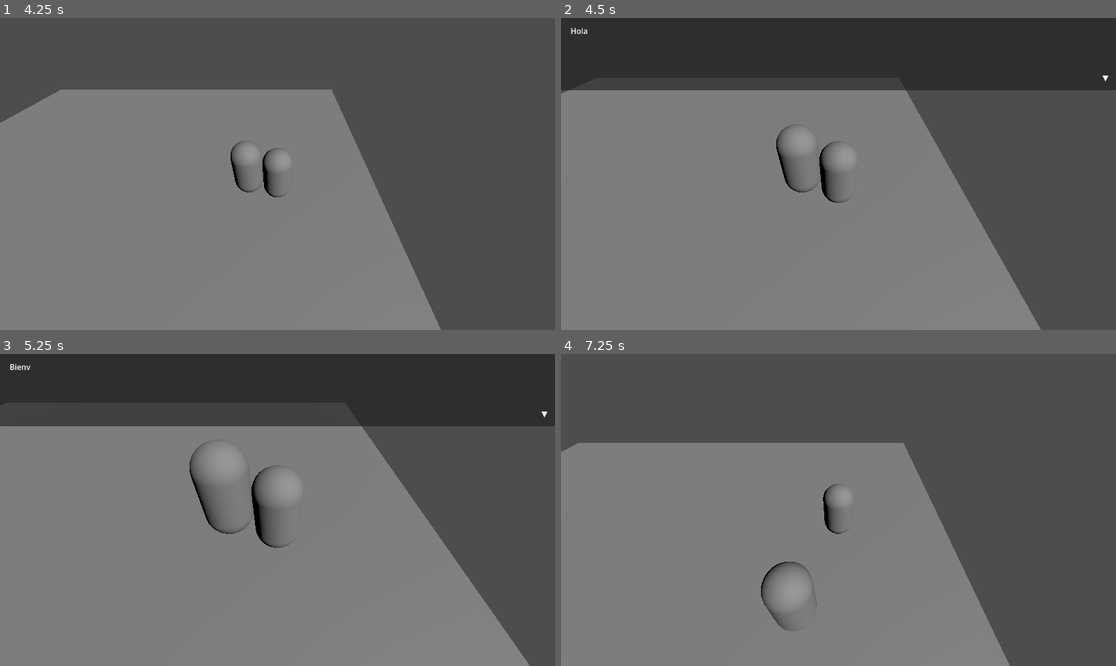
Above: before the commit, frames 1-4 (two rows, left to right).
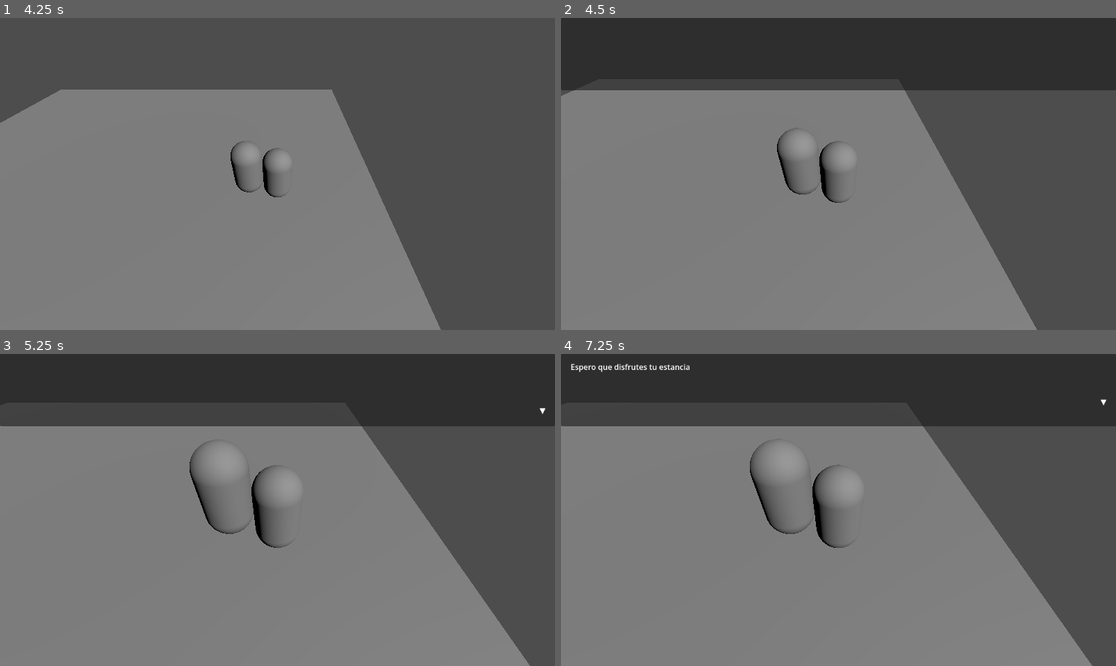
Above: after the commit, the same moments.

Repository: horangelmillan/godot_proyect
Game: Godot game, scene res://Main.tscn
The game is run twice, just before and just after one commit, with the same random seed, the same clock (stepped at 60 frames per second) and the same inputs.
Inputs:
- Up to frame 1 (4.25 s): tap Enter (ui_accept) at 0.5, 0.77, 0.8, 1.07, 1.35, 1.52, 1.82, 2.3, 3.02, 3.32, 3.6, 3.77, 4.07 s; hold Right (ui_right) 0.53-1.28 s; tap E (interact) at 0.6, 1.55, 2.1, 2.85 s; hold Down (ui_down) 1.28-2.03 s; hold Right (ui_right) 2.03-2.78 s; hold Up (ui_up) 2.78-3.53 s; hold Left (ui_left) from 3.53 s (still down)
- Up to frame 2 (4.5 s): keep holding Left (ui_left); tap E (interact) at 4.35 s
- Up to frame 3 (5.25 s): tap Enter (ui_accept) at 4.52, 4.82 s; release Left (ui_left) at 5.03 s; hold Down (ui_down) from 5.03 s (still down); tap E (interact) at 5.1 s
- Up to frame 4 (7.25 s): tap Enter (ui_accept) at 5.3, 5.85, 6.02, 6.32, 6.77, 6.8, 7.07 s; release Down (ui_down) at 5.78 s; hold Right (ui_right) 5.78-6.53 s; tap E (interact) at 6.05, 6.6 s; hold Up (ui_up) from 6.53 s (still down)

Frame 1 is identical in both runs. In frame 2, 0.5% of the frame differs, in the area x 0-99%, y 3-100%; in frame 3, less than 0.1%; in frame 4, 31%, in the area x 0-100%, y 0-100%.

Commit message:
Add improvement dialogues

Diff:
--- a/nuevo-proyecto-de-juego/Main.tscn
+++ b/nuevo-proyecto-de-juego/Main.tscn
@@ -107,8 +107,25 @@
 theme_override_constants/margin_right = 15
 theme_override_constants/margin_bottom = 15
 
-[node name="ContinueIndicator" type="Label" parent="UI/RootUI/DialogueBox/Footer" unique_id=1264130233]
+[node name="ContinueIndicator" type="Control" parent="UI/RootUI/DialogueBox/Footer" unique_id=1264130233]
+custom_minimum_size = Vector2(20, 20)
 layout_mode = 2
+
+[node name="Label" type="Label" parent="UI/RootUI/DialogueBox/Footer/ContinueIndicator" unique_id=1264130235]
+layout_mode = 1
+anchors_preset = 8
+anchor_left = 0.5
+anchor_top = 0.5
+anchor_right = 0.5
+anchor_bottom = 0.5
+offset_left = -8.0
+offset_top = -10.0
+offset_right = 8.0
+offset_bottom = 8.0
+grow_horizontal = 2
+grow_vertical = 2
 text = "▼"
-horizontal_alignment = 2
-vertical_alignment = 2
+horizontal_alignment = 1
+vertical_alignment = 1
+
+[node name="AnimationPlayer" type="AnimationPlayer" parent="UI/RootUI/DialogueBox/Footer/ContinueIndicator" unique_id=434829487]
--- a/nuevo-proyecto-de-juego/core/systems/dialogue/npc.gd
+++ b/nuevo-proyecto-de-juego/core/systems/dialogue/npc.gd
@@ -9,14 +9,7 @@
 	"Espero que disfrutes tu estancia"
 ]
 
-func interact(player):
-	face_player(player)
-
-	var ui = get_tree().get_first_node_in_group("ui")
-
-	if ui:
-		ui.start_dialogue(dialogue)
-		GameEvents.npc_visited.emit(npc_id)
+var interaction_in_progress = false
 
 func face_player(player):
 	var direction = player.global_position - global_position
--- a/nuevo-proyecto-de-juego/core/systems/player/player_controller.gd
+++ b/nuevo-proyecto-de-juego/core/systems/player/player_controller.gd
@@ -3,12 +3,24 @@
 const SPEED = 5.0
 const JUMP_VELOCITY = 2
 var interaction_distance = 1.5
+var last_interaction_time = 0.0
+var interaction_cooldown = 0.2
 
 func handle_interaction():
+	# Proteger contra múltiples presiones rápidas
+	var current_time = Time.get_ticks_msec() / 1000.0
+	if current_time - last_interaction_time < interaction_cooldown:
+		return
+	last_interaction_time = current_time
+
 	var ui = get_tree().get_first_node_in_group("ui")
 
 	if ui and ui.is_dialogue_open():
-		ui.next_dialogue()
+		# Si se está escribiendo, completar el texto inmediatamente
+		if ui.is_typing:
+			ui.skip_typing = true
+		else:
+			ui.next_dialogue()
 	else:
 		try_interact()
 
--- a/nuevo-proyecto-de-juego/core/systems/ui/dialogue_ui.gd
+++ b/nuevo-proyecto-de-juego/core/systems/ui/dialogue_ui.gd
@@ -2,20 +2,63 @@
 
 @onready var dialogue_box = $RootUI/DialogueBox
 @onready var dialogue_text = $RootUI/DialogueBox/Content/DialogueText
+@onready var continue_indicator = $RootUI/DialogueBox/Footer/ContinueIndicator
+
+var indicator_animator: AnimationPlayer
 var dialogue_open = false
 var dialogue_lines = []
 var current_line = 0
 var is_typing = false
 var full_text = ""
 
+# Parámetros de animación de la flecha (dinámicos)
+@export var arrow_bob_speed: float = 1.5
+@export var arrow_bob_height: float = 8.0
+
+func _ready() -> void:
+	indicator_animator = continue_indicator.get_node("AnimationPlayer")
+	print("AnimationPlayer encontrado: ", indicator_animator)
+	setup_arrow_animation()
+	continue_indicator.visible = false
+	print("Flecha inicialmente oculta")
+
+func setup_arrow_animation() -> void:
+	if not indicator_animator.has_animation("bob"):
+		var anim = Animation.new()
+		anim.length = arrow_bob_speed * 2
+
+		var track_idx = anim.add_track(Animation.TYPE_VALUE)
+		anim.track_set_path(track_idx, "Label:offset:y")
+
+		anim.track_insert_key(track_idx, 0, -10)
+		anim.track_insert_key(track_idx, arrow_bob_speed, -10 - arrow_bob_height)
+		anim.track_insert_key(track_idx, arrow_bob_speed * 2, -10)
+
+		anim.set_loop_mode(Animation.LOOP_LINEAR)
+		indicator_animator.add_animation("bob", anim)
+
+func show_arrow() -> void:
+	print("Show arrow llamado")
+	continue_indicator.visible = true
+	print("Reproduciendo animación...")
+	indicator_animator.play("bob")
+	print("Animación iniciada")
+
+func hide_arrow() -> void:
+	print("Hide arrow llamado")
+	continue_indicator.visible = false
+	indicator_animator.stop()
+
 func start_typing():
 	is_typing = true
+	hide_arrow()
 
 	for letter in full_text:
 		dialogue_text.text += letter
 		await get_tree().create_timer(0.03).timeout
 
 	is_typing = false
+	show_arrow()
 
 func show_dialogue(text: String):
 	full_text = text
@@ -34,6 +77,7 @@
 func hide_dialogue():
 	dialogue_box.visible = false
 	dialogue_open = false
+	hide_arrow()
 	var camera = get_tree().get_first_node_in_group("main_camera")
 
 	if camera:
--- a/nuevo-proyecto-de-juego/project.godot
+++ b/nuevo-proyecto-de-juego/project.godot
@@ -8,17 +8,17 @@
 
 config_version=5
 
-[autoload]
-
-GameManager="*res://core/autoload/GameManager.gd"
-GameEvents="*res://core/autoload/GameEvents.gd"
-
 [application]
 
 config/name="Nuevo Proyecto de Juego"
 run/main_scene="uid://cmyxmqdjcmwb3"
 config/features=PackedStringArray("4.6", "GL Compatibility")
 config/icon="res://icon.svg"
+
+[autoload]
+
+GameManager="*res://core/autoload/GameManager.gd"
+GameEvents="*res://core/autoload/GameEvents.gd"
 
 [editor]
 
--- a/nuevo-proyecto-de-juego/scripts/npc.gd
+++ b/nuevo-proyecto-de-juego/scripts/npc.gd
@@ -6,14 +6,28 @@
 	"Espero que disfrutes tu estancia"
 ]
 
+@export var npc_id: String = "npc_default"
+var interaction_in_progress = false
+
 func interact(player):
+	# Prevenir múltiples interacciones simultáneas
+	if interaction_in_progress:
+		return
 
+	interaction_in_progress = true
 	face_player(player)
 
 	var ui = get_tree().get_first_node_in_group("ui")
 
 	if ui:
 		ui.start_dialogue(dialogue)
+		GameEvents.npc_visited.emit(npc_id)
+
+		# Esperar a que el diálogo se cierre
+		while ui.dialogue_open:
+			await get_tree().create_timer(0.1).timeout
+
+
 
 func face_player(player):
 
--- a/nuevo-proyecto-de-juego/scripts/player.gd
+++ b/nuevo-proyecto-de-juego/scripts/player.gd
@@ -28,14 +28,6 @@
 			return
 
 func _physics_process(delta: float) -> void:
-	# Add the gravity.
-	if not is_on_floor():
-		velocity += get_gravity() * delta
-
-	# Handle jump.
-	if Input.is_action_just_pressed("ui_accept") and is_on_floor():
-		velocity.y = JUMP_VELOCITY
-
 	if Input.is_action_just_pressed("interact"):
 		handle_interaction()
 
@@ -49,6 +41,14 @@
 		move_and_slide()
 		return
 
+	# Add the gravity.
+	if not is_on_floor():
+		velocity += get_gravity() * delta
+
+	# Handle jump.
+	if Input.is_action_just_pressed("ui_accept") and is_on_floor():
+		velocity.y = JUMP_VELOCITY
+
 	# Get the input direction and handle the movement/deceleration.
 	# As good practice, you should replace UI actions with custom gameplay actions.
 	var input_dir := Input.get_vector("ui_left", "ui_right", "ui_up", "ui_down")
--- a/nuevo-proyecto-de-juego/scripts/ui.gd
+++ b/nuevo-proyecto-de-juego/scripts/ui.gd
@@ -2,30 +2,93 @@
 
 @onready var dialogue_box = $RootUI/DialogueBox
 @onready var dialogue_text = $RootUI/DialogueBox/Content/DialogueText
+@onready var continue_indicator = $RootUI/DialogueBox/Footer/ContinueIndicator
+@onready var arrow_label = continue_indicator.get_node("Label")
+
 var dialogue_open = false
 var dialogue_lines = []
 var current_line = 0
 var is_typing = false
 var full_text = ""
+var arrow_tween: Tween
+var typing_tween: Tween
+var skip_typing = false
+var current_typing_id = 0
+
+# Parámetros de animación de la flecha (dinámicos)
+@export var arrow_bob_speed: float = 0.6
+@export var arrow_bob_height: float = 15.0
+
+func _ready() -> void:
+	continue_indicator.visible = false
+	print("Flecha inicialmente oculta")
+
+func start_arrow_animation() -> void:
+	if arrow_tween:
+		arrow_tween.kill()
+
+	arrow_tween = create_tween()
+	arrow_tween.set_loops()
+	arrow_tween.set_trans(Tween.TRANS_SINE)
+	arrow_tween.set_ease(Tween.EASE_IN_OUT)
+
+	print("Animando position:y del Label")
+	# Anima la posición Y del label
+	arrow_tween.tween_property(arrow_label, "position:y", -25, arrow_bob_speed)
+	arrow_tween.tween_property(arrow_label, "position:y", 5, arrow_bob_speed)
+
+func show_arrow() -> void:
+	print("Show arrow llamado")
+	continue_indicator.visible = true
+	print("Iniciando animación de bobbing...")
+	start_arrow_animation()
+	print("Animación iniciada")
+
+func hide_arrow() -> void:
+	print("Hide arrow llamado")
+	continue_indicator.visible = false
+	if arrow_tween:
+		arrow_tween.kill()
+		arrow_tween = null
 
 func start_typing():
+	if typing_tween:
+		typing_tween.kill()
+
+	# Generar ID único para este typewriter
+	current_typing_id += 1
+	var typing_id = current_typing_id
 
 	is_typing = true
+	hide_arrow()
 
 	for letter in full_text:
 
+		if skip_typing:
+			dialogue_text.text = full_text
+			break
+
+			# Cancelar si hay un typewriter más reciente
+		if typing_id != current_typing_id:
+			return
+
 		dialogue_text.text += letter
-
 		await get_tree().create_timer(0.03).timeout
 
 	is_typing = false
+	show_arrow()
 
-func show_dialogue(text):
+	# Si se completó por skip, automáticamente avanzar al siguiente
+	if skip_typing:
+		await get_tree().create_timer(0.1).timeout
 
+func show_dialogue(text: String):
+	# Resetear estado de escritura anterior
+	skip_typing = false
+	is_typing = false
+	dialogue_text.text = ""
 	full_text = text
-	dialogue_text.text = ""
 
-	start_typing()
 	dialogue_box.visible = true
 	dialogue_open = true
 	var camera = get_tree().get_first_node_in_group("main_camera")
@@ -33,14 +96,22 @@
 	if camera:
 		camera.enter_dialogue()
 
+	GameEvents.dialogue_started.emit("")
+
+	# Pequeño delay para que la cámara termine su transición
+	await get_tree().create_timer(0.2).timeout
+	start_typing()
+
 func hide_dialogue():
-
 	dialogue_box.visible = false
 	dialogue_open = false
+	hide_arrow()
 	var camera = get_tree().get_first_node_in_group("main_camera")
 
 	if camera:
 		camera.exit_dialogue()
+
+	GameEvents.dialogue_ended.emit()
 
 func is_dialogue_open():
 	return dialogue_open
@@ -49,18 +120,23 @@
 	return dialogue_open
 
 func toggle_dialogue():
-
 	if dialogue_open:
 		hide_dialogue()
 
 func start_dialogue(lines):
+	# Prevenir múltiples diálogos simultáneos
+	if dialogue_open:
+		return
 
 	dialogue_lines = lines
 	current_line = 0
-
 	show_dialogue(dialogue_lines[current_line])
 
 func next_dialogue():
+	# Si está escribiendo, no hacer nada (esperar a que se complete)
+	if is_typing:
+		skip_typing = true
+		return
 
 	current_line += 1
 
Not shown, added: CLAUDE.md
